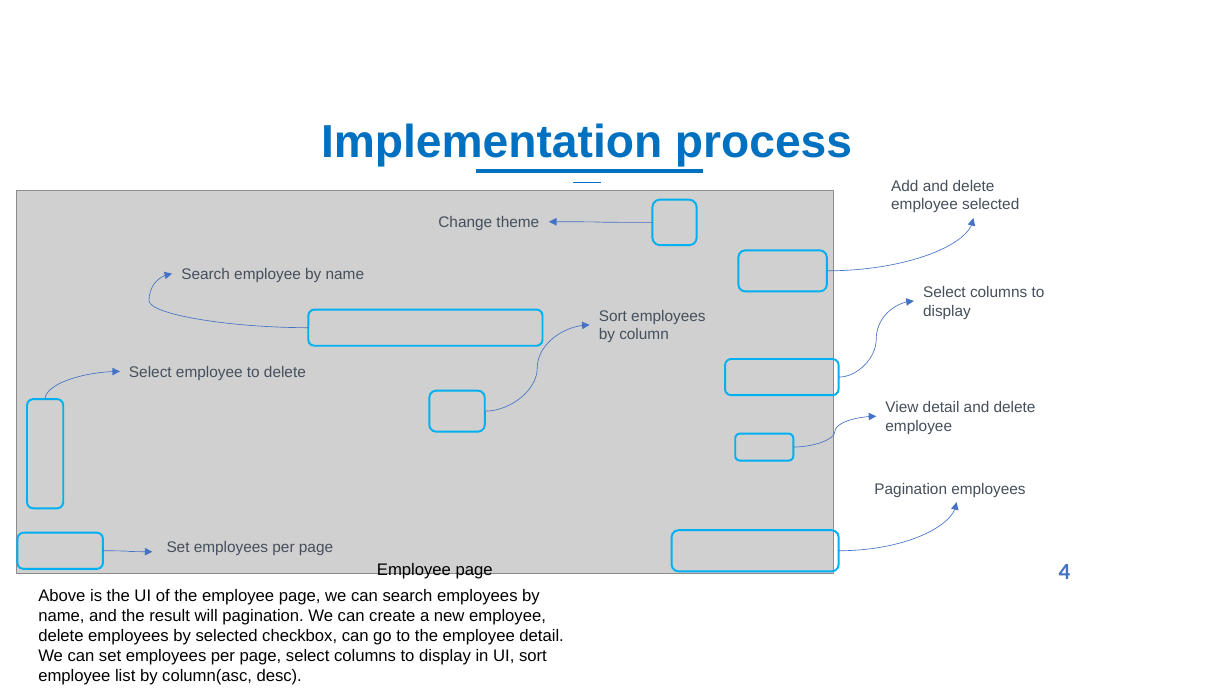
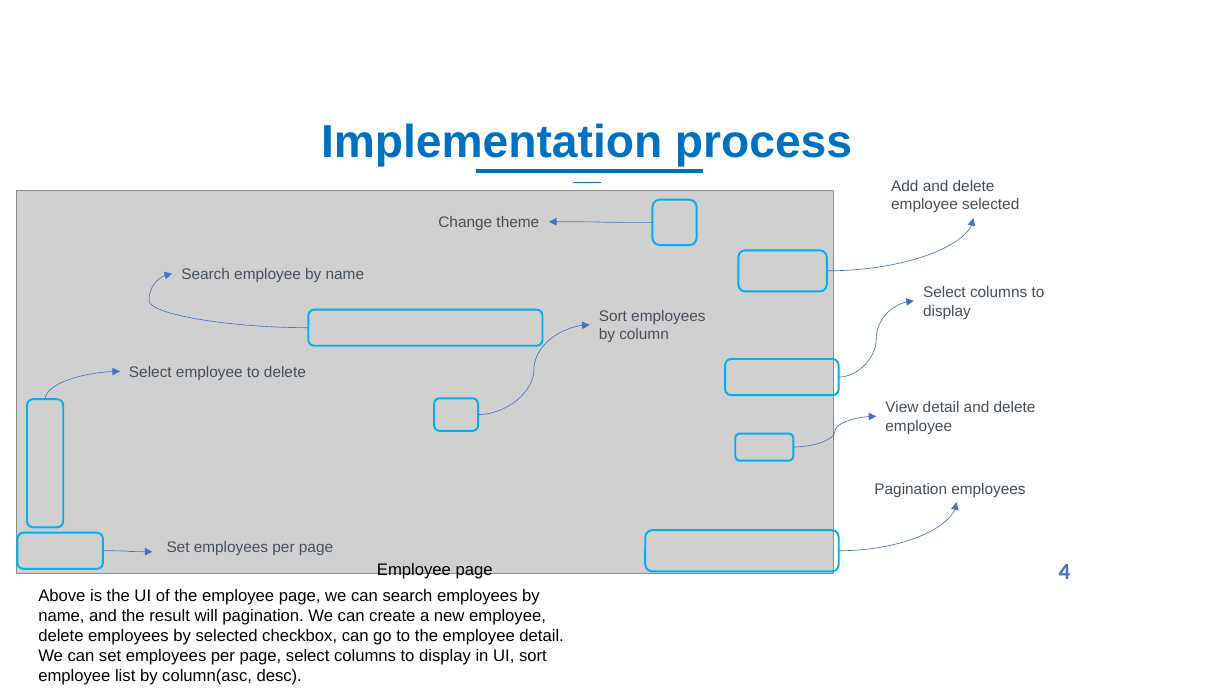
Before and after one commit to NguyenTanPil/employee-management, a slide deck: slide 6 of docs/presontation.pptx. Drawn at 1232x693 pixels with LibreOffice and Linux fonts; fonts in the diff are those of the drawing; grey boxes stand for pictures; background and template pictures are left out. Boxes give left, top, right and bottom in pixels: in the first picture for what was removed or moved away, otherwise in the second. Text is boxed around its words. In the diff, an @@ line names an element or a change of style, - is before the commit and + after.

```diff
--- a/docs/presontation.pptx
+++ b/docs/presontation.pptx
@@ curved arrow moved from (485, 411) - (590, 325) to (478, 415) - (590, 325) @@
@@ rounded rectangle: place and size @@
-rounded rectangle at [27,399,63,508]
+rounded rectangle at [27,399,63,528]
@@ rounded rectangle: place and size @@
-rounded rectangle at [430,391,485,432]
+rounded rectangle at [434,398,479,431]
@@ rounded rectangle: place and size @@
-rounded rectangle at [672,531,839,572]
+rounded rectangle at [645,531,838,572]
```
Also in this commit, not shown: 1 other slide changed, 9 other files.
